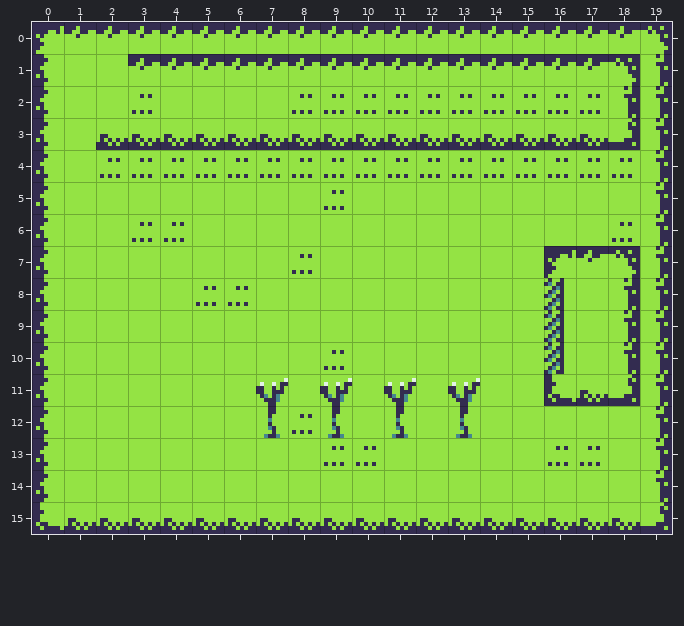
Two states of a Tiled map, res/assets/tiles/level_3.tmx. Above: the version before the commit.
Cells are 8x8 px. Shown: x 0..19, y 0..15.
After the commit:
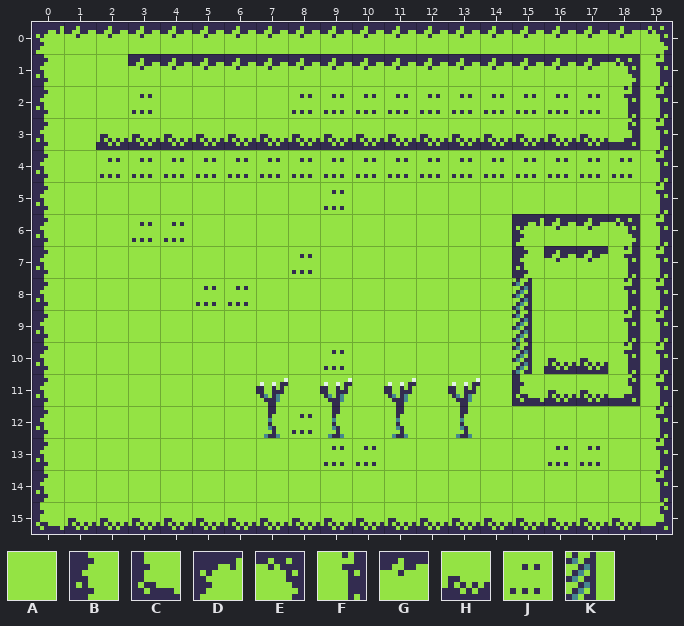
Key: from "main": A 1, B 2, C 3, D 4, E 5, F 7, G 8, H 9, J 11, K 16.
_ is an empty cell.
Tiles replaced or removed in this view: A, C, D, E, J, K.
What changed:
Changed rows in their new state; . is an unchanged cell.
Layer "Tile Layer 1":
first column x 15:
 6 DGGE
 7 BG.F
 8 KA..
 9 KA..
10 KHH.
11 CH..
